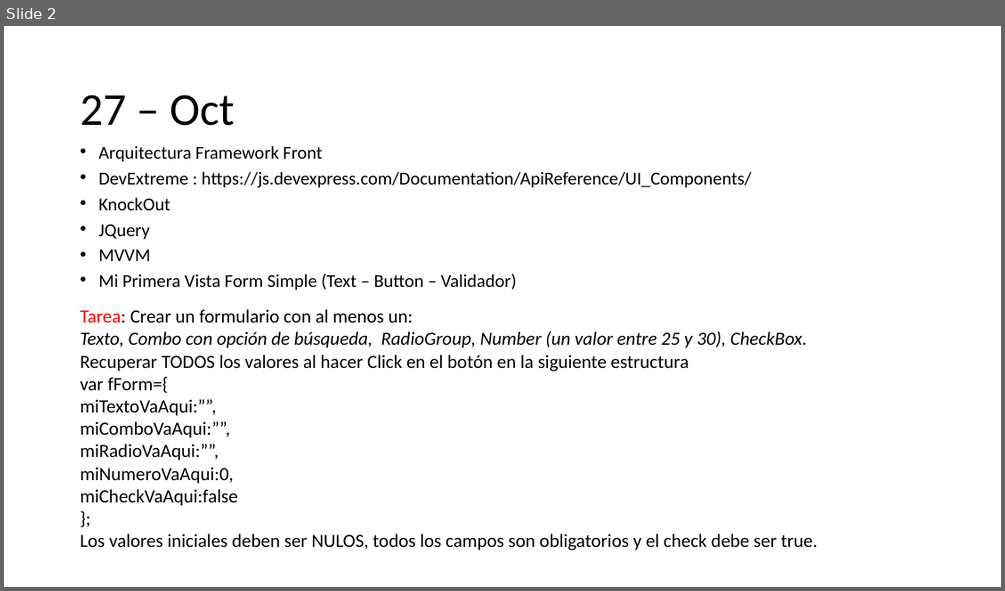
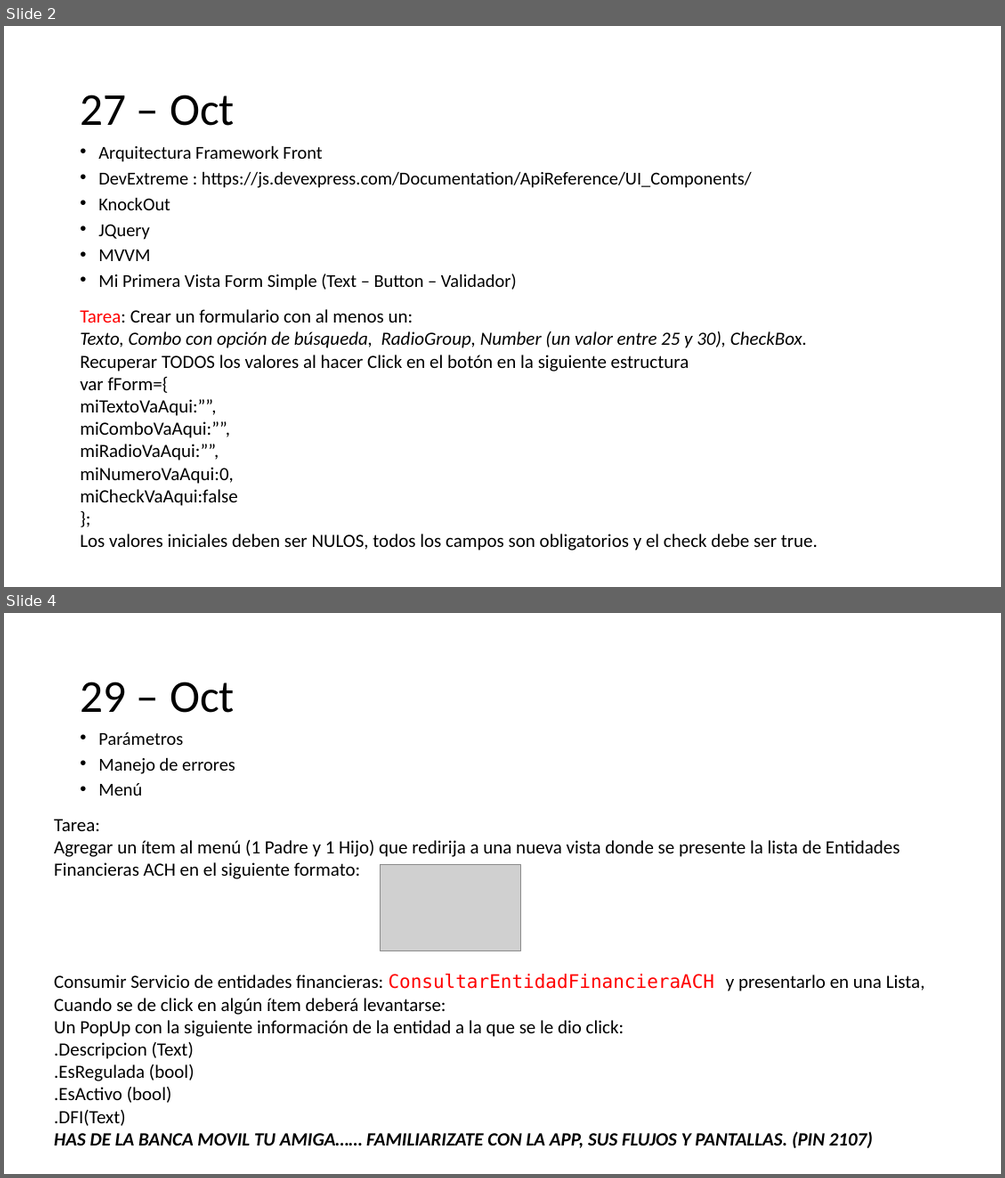
Before and after one commit to pipo151086/CursoMovilApp, a slide deck: PPTs/AgendaIntroBM.pptx. Shown one above the other, each under a label of ours: slide 2 before the commit, slides 2 and 4 after it; the slides between them are not shown. The pictures are 1005x591 and 1005x1178 pixels, drawn with LibreOffice and Linux fonts; fonts in the diff are those of the drawing; grey boxes stand for pictures. Boxes give left, top, right and bottom in pixels: in the first picture for what was removed or moved away, otherwise in the second. Text is boxed around its words. In the diff, an @@ line names an element or a change of style, - is before the commit and + after.

```diff
--- a/PPTs/AgendaIntroBM.pptx
+++ b/PPTs/AgendaIntroBM.pptx
@@ slide 4 added at (x1=4, y1=613, x2=1001, y2=1174), background #FFFFFF @@
@@ title added at (x1=80, y1=682, x2=235, y2=713), 44 pt, text #000000 @@
+29 – Oct
@@ text added at (x1=98, y1=732, x2=235, y2=795), 17.5 pt, text #000000 @@
+• Parámetros
+• Manejo de errores
+• Menú
@@ text added at (x1=54, y1=819, x2=925, y2=1148), 18 pt, text #000000 @@
+Tarea:
+Agregar un ítem al menú (1 Padre y 1 Hijo) que redirija a una nueva vista donde se presente la lista de Entidades Financieras ACH en el siguiente formato:
+Consumir Servicio de entidades financieras: ConsultarEntidadFinancieraACH y presentarlo en una Lista, Cuando se de click en algún ítem deberá levantarse:
+Un PopUp con la siguiente información de la entidad a la que se le dio click:
+.Descripcion (Text)
+.EsRegulada (bool)
+.EsActivo (bool)
+.DFI(Text)
+HAS DE LA BANCA MOVIL TU AMIGA…… FAMILIARIZATE CON LA APP, SUS FLUJOS Y PANTALLAS. (PIN 2107)
@@ picture added at (x1=380, y1=865, x2=521, y2=951) @@
```
Also in this commit, not shown: 2 slides changed, 1 other slide added, 2 slides removed, 1 other file.
